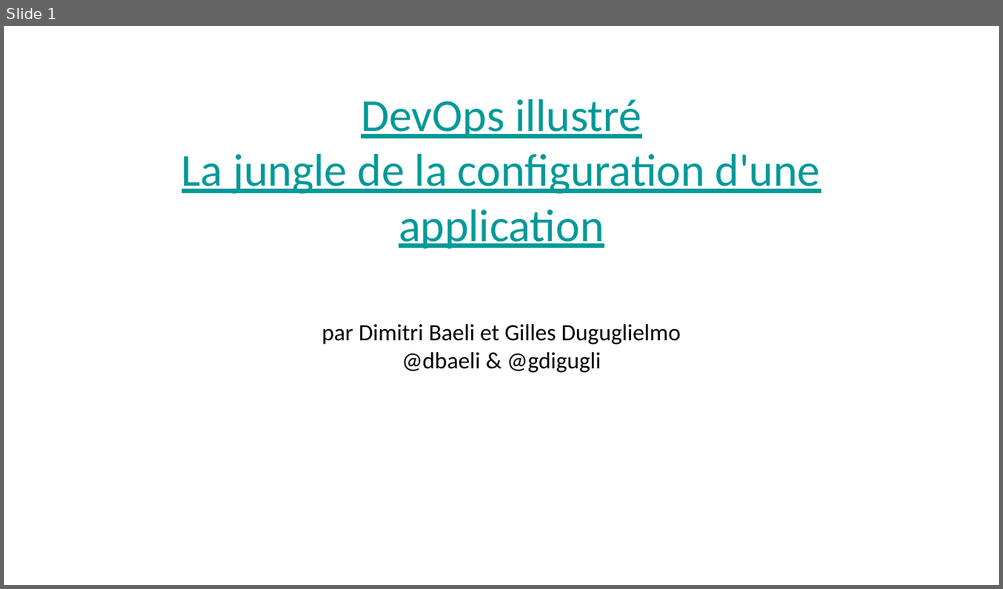
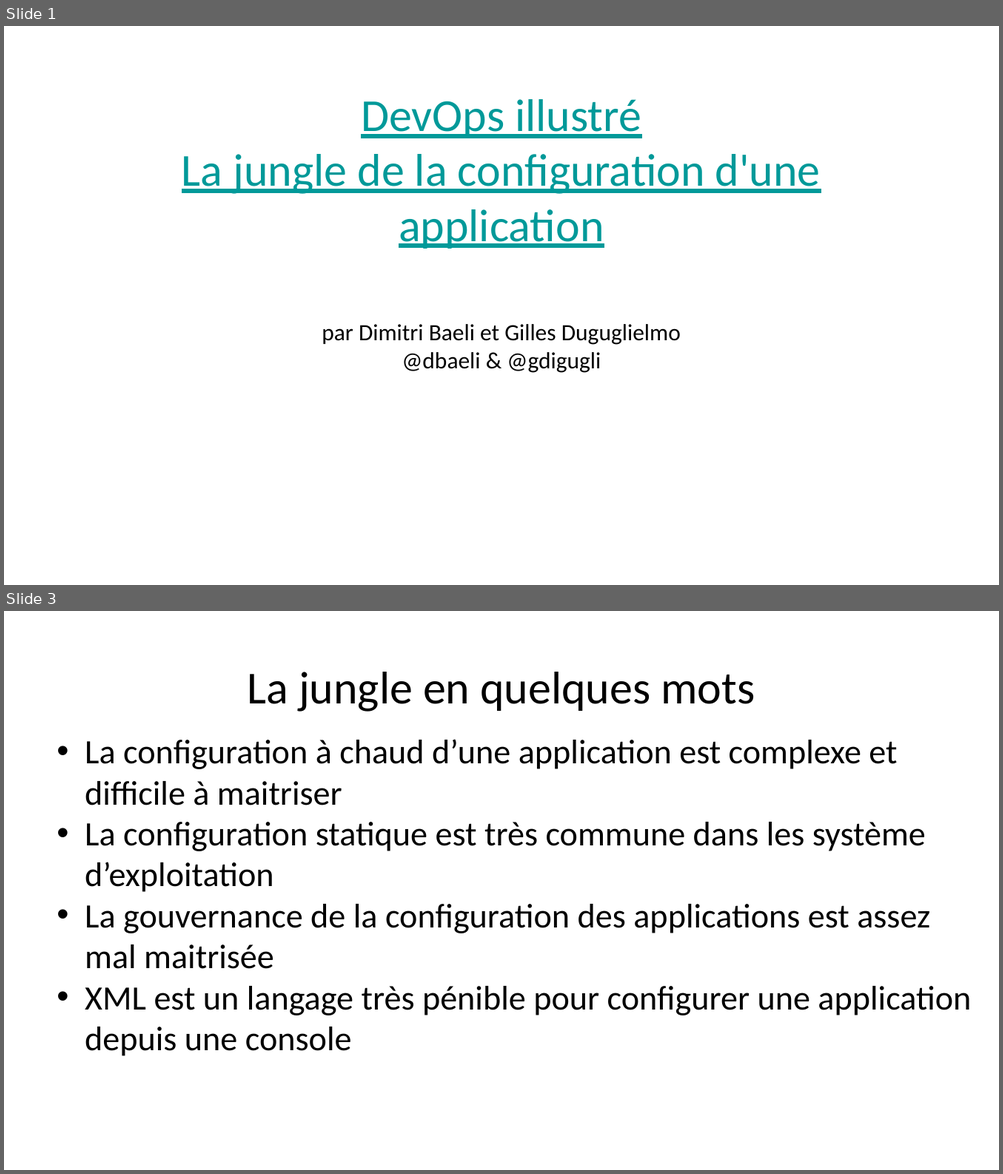
Before and after one commit to dbaeli/conf4j, a slide deck: Devops_Configuration_Jungle_Devoxx_FR_2012.pptx. Shown one above the other, each under a label of ours: slide 1 before the commit, slides 1 and 3 after it; the slides between them are not shown. The pictures are 1003x589 and 1003x1174 pixels, drawn with LibreOffice and Linux fonts; fonts in the diff are those of the drawing; background and template pictures are left out. Boxes give left, top, right and bottom in pixels: in the first picture for what was removed or moved away, otherwise in the second. Text is boxed around its words. In the diff, an @@ line names an element or a change of style, - is before the commit and + after.

```diff
--- a/Devops_Configuration_Jungle_Devoxx_FR_2012.pptx
+++ b/Devops_Configuration_Jungle_Devoxx_FR_2012.pptx
@@ slide 3 added at (4,611,999,1170), background picture (left out) @@
@@ text added at (247,672,754,712), 59 pt, text #000000 @@
+La jungle en quelques mots
@@ subtitle added at (85,739,970,1056), 44 pt, text #000000 @@
+• La configuration à chaud d’une application est complexe et difficile à maitriser
+• La configuration statique est très commune dans les système d’exploitation
+• La gouvernance de la configuration des applications est assez mal maitrisée
+• XML est un langage très pénible pour configurer une application depuis une console
@@ page number added at (975,1154,993,1170), 14 pt, text #FFFFFF @@
+3
```
Also in this commit, not shown: 2 slides changed, 11 other slides added, 12 slides removed, 5 other files.
